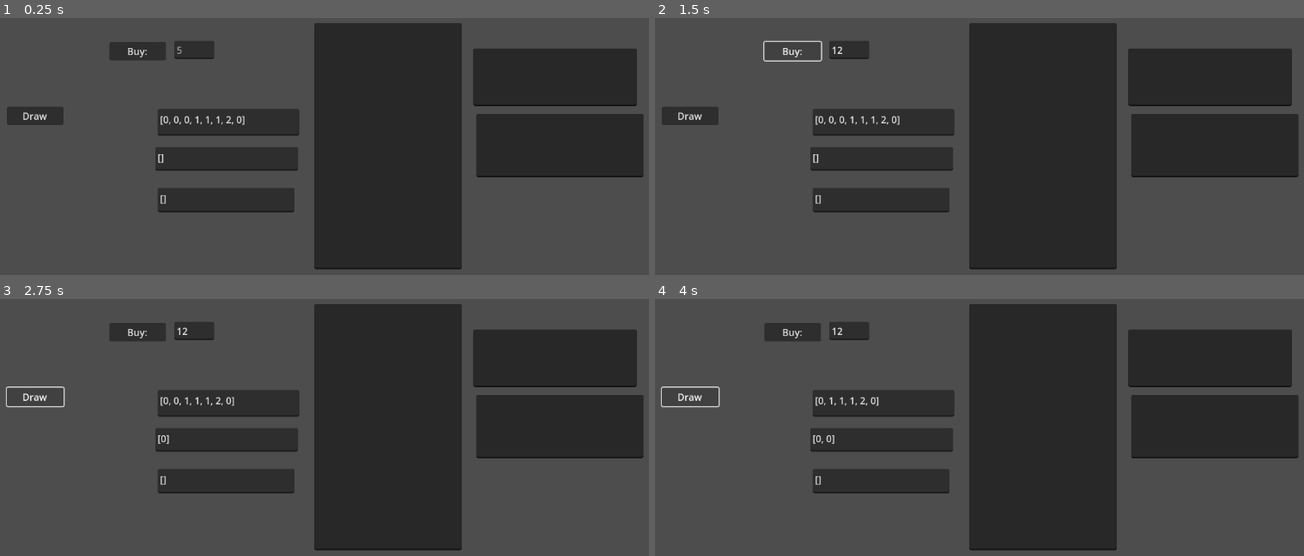
Above: before the commit, frames 1-4 (two rows, left to right).
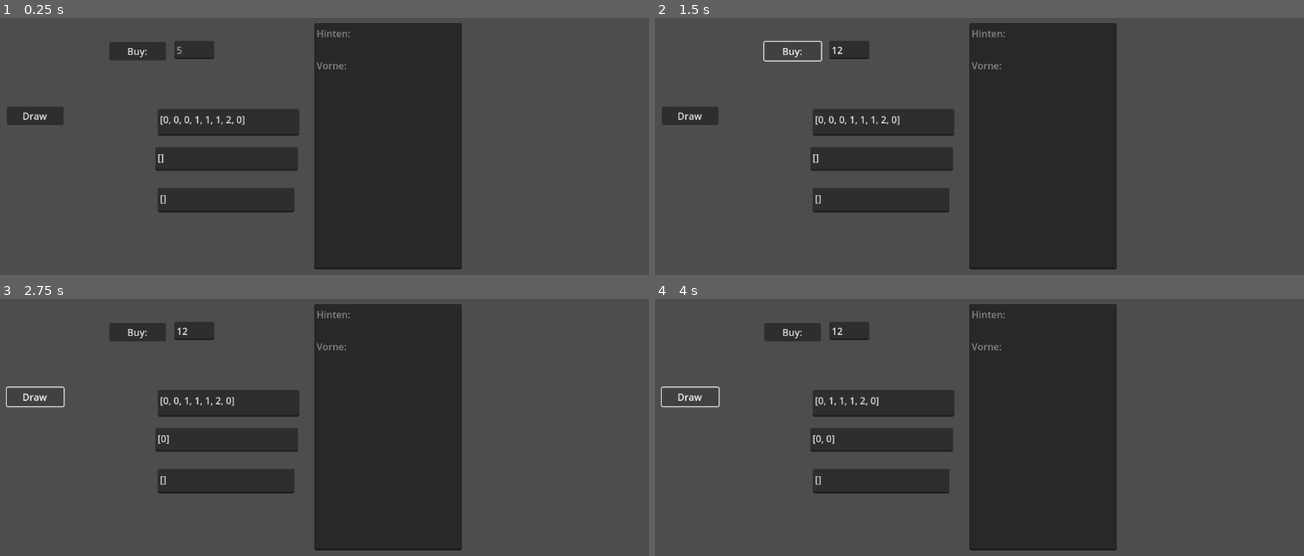
Above: after the commit, the same moments.

Repository: AdminL3/El-Dorado-Assistent
Game: Godot game, scene res://scenes/game.tscn
Two runs of this game, one before a commit and one after it. Both use one fixed random seed, a clock stepped at 60 frames per second and the inputs below.
Inputs (mouse positions are in pixels of both pictures, inside the frame that each line leads up to):
- Up to frame 1 (0.25 s): no input
- Up to frame 2 (1.5 s): click (849, 48) at 0.52 s; type "12" at 0.6 s; click "Buy:" at 1.25 s
- Up to frame 3 (2.75 s): click "Draw" at 2 s
- Up to frame 4 (4 s): click "Buy:" at 2.75 s; click "Draw" at 3.5 s

The runs differ from the first frame. In frame 1, 12% of the frame differs, in the area x 48-100%, y 4-62%; in frame 2, 12%; in frame 3, 12%; in frame 4, 12%.

Commit message:
cleaned up display
made it work so that one display shows everything actually im going to make it 2

Diff:
--- a/scenes/game.tscn
+++ b/scenes/game.tscn
@@ -14,20 +14,6 @@
 offset_top = 108.0
 offset_right = 819.0
 offset_bottom = 523.0
-editable = false
-
-[node name="Vorne" type="TextEdit" parent="."]
-offset_left = 843.0
-offset_top = 261.0
-offset_right = 1124.0
-offset_bottom = 368.0
-editable = false
-
-[node name="Hinten" type="TextEdit" parent="."]
-offset_left = 838.0
-offset_top = 151.0
-offset_right = 1113.0
-offset_bottom = 248.0
 editable = false
 
 [node name="line" type="LineEdit" parent="."]
--- a/scripts/manager.gd
+++ b/scripts/manager.gd
@@ -61,9 +61,6 @@
 
 
 
-@onready var newbox = $New
-@onready var handbox = $Hand
-@onready var oldbox = $Old
 
 
 
@@ -89,21 +86,9 @@
 		new.append(card)
 		startcards.erase(card)
 
-	print("Drawer:")
-	print(new)
-	print("Hand:")
-	print(hand)
-
-
-	handbox.text = str(hand)
-	newbox.text = str(new)
-	oldbox.text = str(old)
-
-
-func showcards():
-	print("Hand: " + hand)
-	print("New: " + new)
-	print("Old: " + old)
+	_update_text()
+
+
 
 
 func draw():
@@ -120,9 +105,9 @@
 				old.erase(card)
 	else:
 		print("Already have 4 cards")
-	handbox.text = str(hand)
-	newbox.text = str(new)
-	oldbox.text = str(old)
+
+
+	_update_text()
 
 
 func playcard(card):
@@ -133,9 +118,7 @@
 	else:
 		print("Dont have card")
 
-	handbox.text = str(hand)
-	newbox.text = str(new)
-	oldbox.text = str(old)
+	_update_text()
 
 
 func checkvalue():
@@ -217,9 +200,7 @@
 							hinten.erase(shopcard)
 
 					#update everything
-					handbox.text = str(hand)
-					newbox.text = str(new)
-					oldbox.text = str(old)
+					_update_text()
 
 					#send store around
 					modify_people()
@@ -290,14 +271,22 @@
 
 
 
+@onready var newbox = $New
+@onready var handbox = $Hand
+@onready var oldbox = $Old
 @onready var display = $Display
-@onready var vornebox = $Vorne
-@onready var hintenbox = $Hinten
 
 func _update_text():
-	var text = ""
-	for i in 18:
-		text = text + str(cards[i+3]) + ": "+ str(store[i+3]) + "\n"
+	var text = "Hinten: \n"
+	for i in hinten:
+		text = text + str(cards[i]) + ": "+ str(store[i]) + "\n"
+	text = text + "\nVorne: \n"
+	for i in vorne:
+		text = text + str(cards[i]) + ": "+ str(store[i]) + "\n"
 	display.text = text
-	vornebox.text = str(vorne)
-	hintenbox.text = str(hinten)
+
+
+
+	handbox.text = str(hand)
+	newbox.text = str(new)
+	oldbox.text = str(old)
